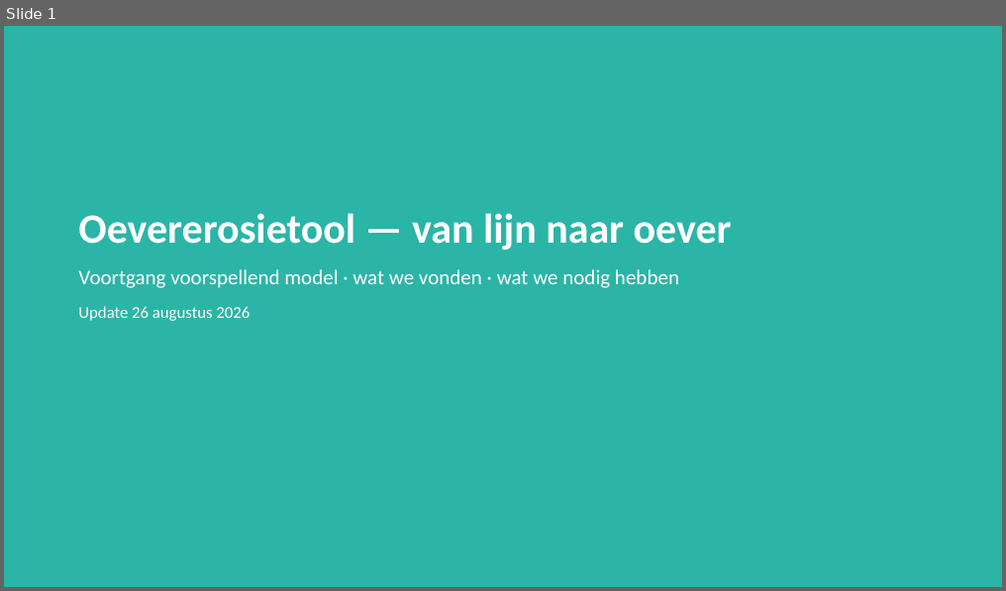
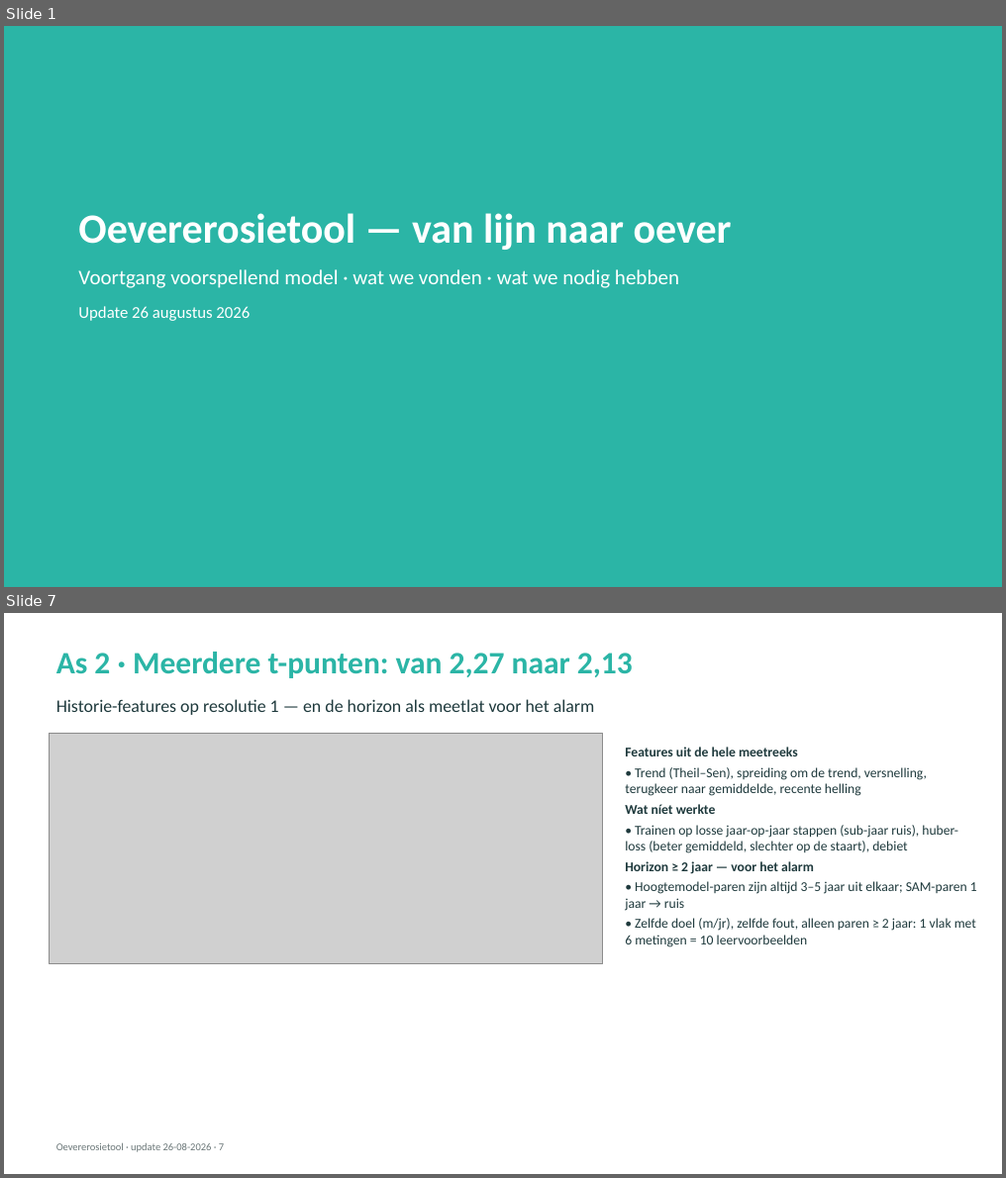
Before and after one commit to HAL24K/wocu-oevererosie, a slide deck: docs/presentations/20260826_update.pptx. Shown one above the other, each under a label of ours: slide 1 before the commit, slides 1 and 7 after it; the slides between them are not shown. The pictures are 1006x591 and 1006x1178 pixels, drawn with LibreOffice and Linux fonts; fonts in the diff are those of the drawing; grey boxes stand for pictures. Boxes give left, top, right and bottom in pixels: in the first picture for what was removed or moved away, otherwise in the second. Text is boxed around its words. In the diff, an @@ line names an element or a change of style, - is before the commit and + after.

```diff
--- a/docs/presentations/20260826_update.pptx
+++ b/docs/presentations/20260826_update.pptx
@@ slide 7 added at <box>4,613,1002,1174</box>, background #FFFFFF @@
@@ text added at <box>56,652,633,678</box>, 30 pt, text #2BB5A6, bold @@
+As 2 · Meerdere t-punten: van 2,27 naar 2,13
@@ text added at <box>56,699,595,715</box>, 17 pt, text #1F3A3D @@
+Historie-features op resolutie 1 — en de horizon als meetlat voor het alarm
@@ picture added at <box>49,733,603,964</box> @@
@@ text added at <box>625,747,977,948</box>, 13 pt, text #1F3A3D @@
+Features uit de hele meetreeks
+• Trend (Theil–Sen), spreiding om de trend, versnelling, terugkeer naar gemiddelde, recente helling
+Wat níet werkte
+• Trainen op losse jaar-op-jaar stappen (sub-jaar ruis), huber-loss (beter gemiddeld, slechter op de staart), debiet
+Horizon ≥ 2 jaar — voor het alarm
+• Hoogtemodel-paren zijn altijd 3–5 jaar uit elkaar; SAM-paren 1 jaar → ruis
+• Zelfde doel (m/jr), zelfde fout, alleen paren ≥ 2 jaar: 1 vlak met 6 metingen = 10 leervoorbeelden
@@ text added at <box>56,1144,224,1153</box>, 10 pt, text #6B7778 @@
+Oevererosietool · update 26-08-2026 · 7
```
Also in this commit, not shown: 8 slides changed, 3 other slides added, 4 slides removed, 17 other files.
